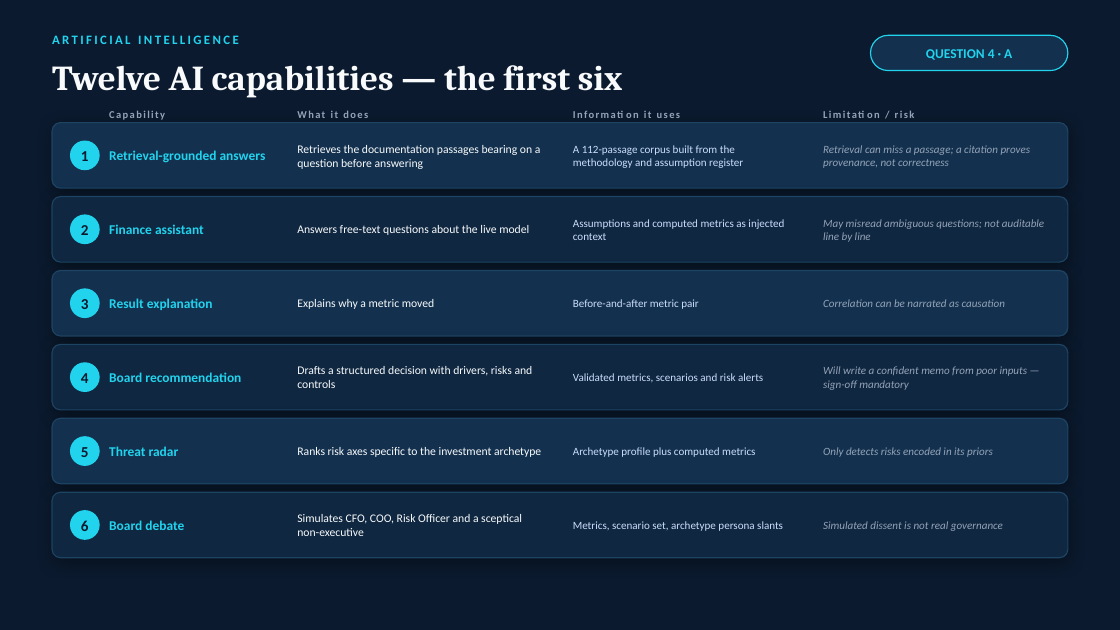
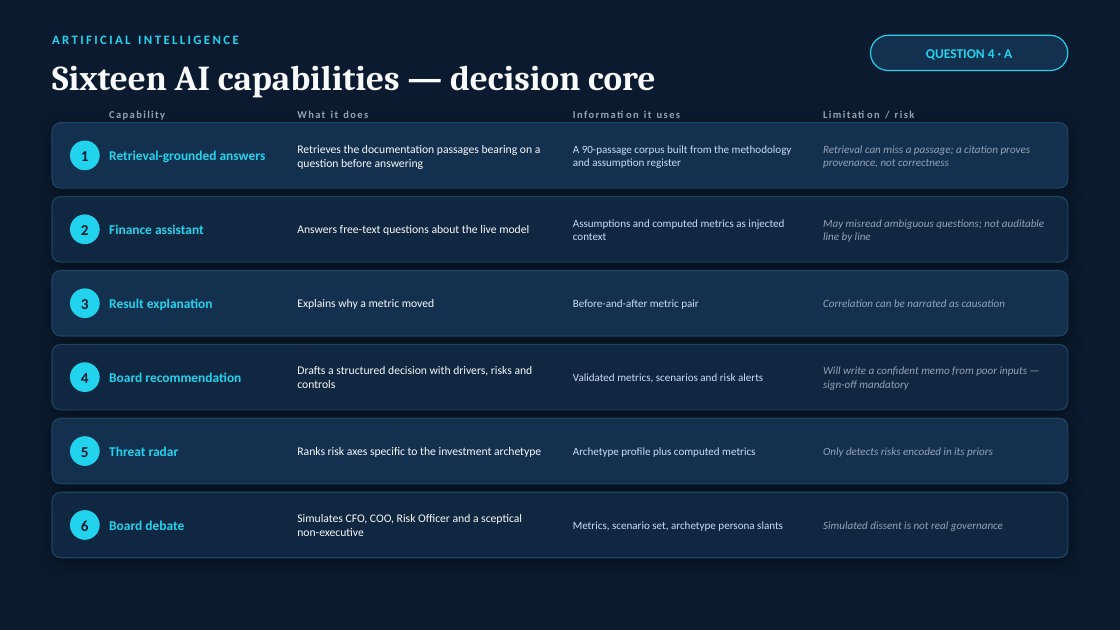
Before and after one commit to krish2105/CF-CapExIQ, a slide deck: slide 11 of submissions/CapExIQ_Executive_Presentation.pptx. Drawn at 1120x630 pixels with LibreOffice and Linux fonts; fonts in the diff are those of the drawing. Boxes give left, top, right and bottom in pixels: in the first picture for what was removed or moved away, otherwise in the second. Text is boxed around its words. In the diff, an @@ line names an element or a change of style, - is before the commit and + after.

Commit message:
feat: wire real AI advisory, add Tier 1 decision-intelligence features, fix E2E auth, close brief gaps

```diff
--- a/submissions/CapExIQ_Executive_Presentation.pptx
+++ b/submissions/CapExIQ_Executive_Presentation.pptx
@@ text at (52, 65, 655, 98): text changed @@
-Twelve AI capabilities — the first six
+Sixteen AI capabilities — decision core
@@ text at (573, 145, 792, 168): text changed @@
-A 112-passage corpus built from the methodology and assumption register
+A 90-passage corpus built from the methodology and assumption register
```
Also in this commit, not shown: 2 other slides changed, 22 other files.
